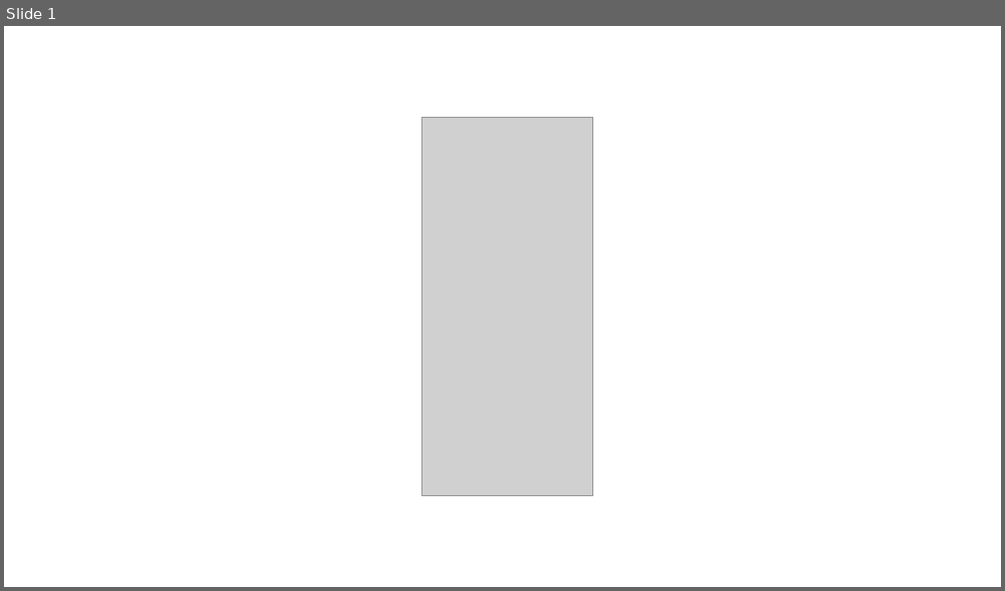
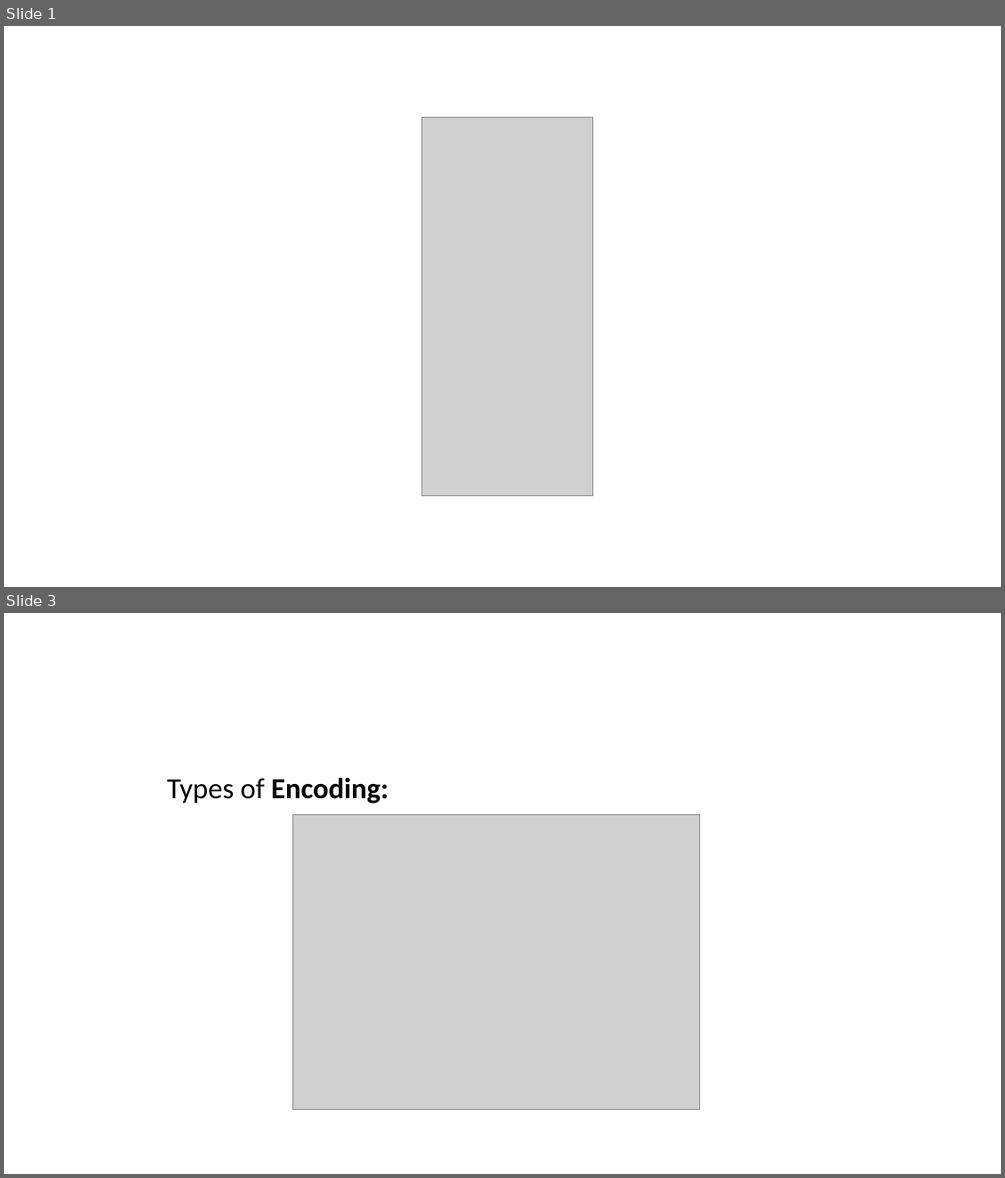
Before and after one commit to UWDIRECT/UWDIRECT.github.io, a slide deck: dsmcer_2023_update/Lecture_Notebooks/L1_visual_support.pptx. Shown one above the other, each under a label of ours: slide 1 before the commit, slides 1 and 3 after it; the slides between them are not shown. The pictures are 1005x591 and 1005x1178 pixels, drawn with LibreOffice and Linux fonts; fonts in the diff are those of the drawing; grey boxes stand for pictures. Boxes give left, top, right and bottom in pixels: in the first picture for what was removed or moved away, otherwise in the second. Text is boxed around its words. In the diff, an @@ line names an element or a change of style, - is before the commit and + after.

```diff
--- a/dsmcer_2023_update/Lecture_Notebooks/L1_visual_support.pptx
+++ b/dsmcer_2023_update/Lecture_Notebooks/L1_visual_support.pptx
@@ slide 3 added at bbox=[4, 613, 1001, 1174], background #FFFFFF @@
@@ text added at bbox=[167, 778, 388, 803], 28 pt, text #000000, bold @@
+Types of Encoding:
@@ picture added at bbox=[292, 814, 699, 1109] @@
```
Also in this commit, not shown: 5 other slides added, 1 slide removed, 2 other files.
